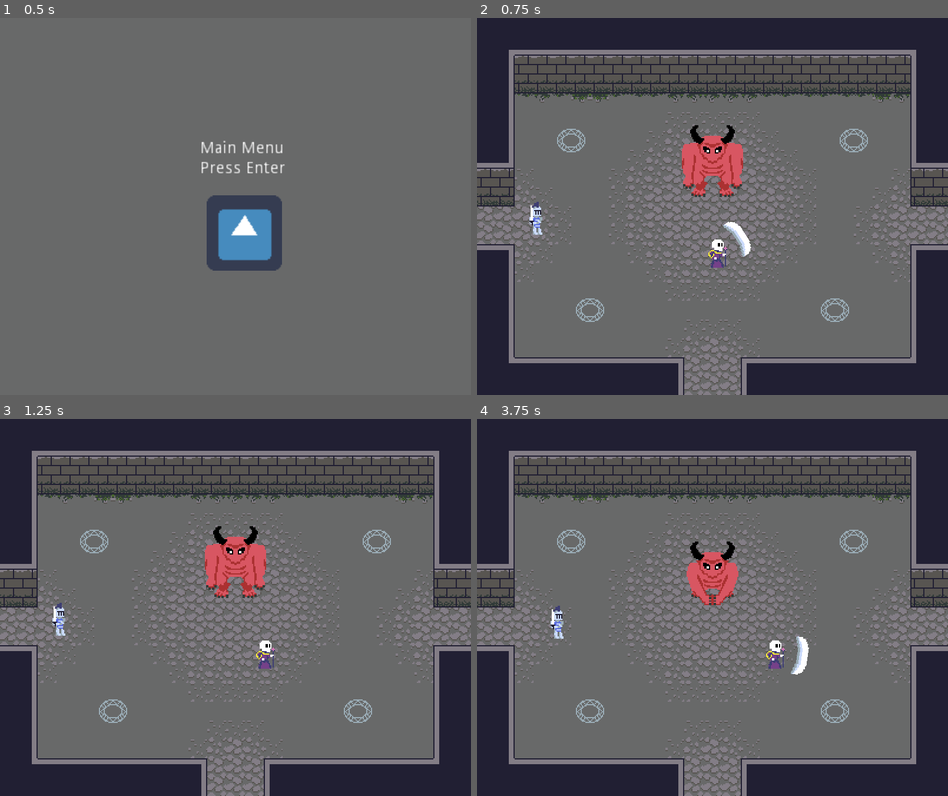
Above: before the commit, frames 1-4 (two rows, left to right).
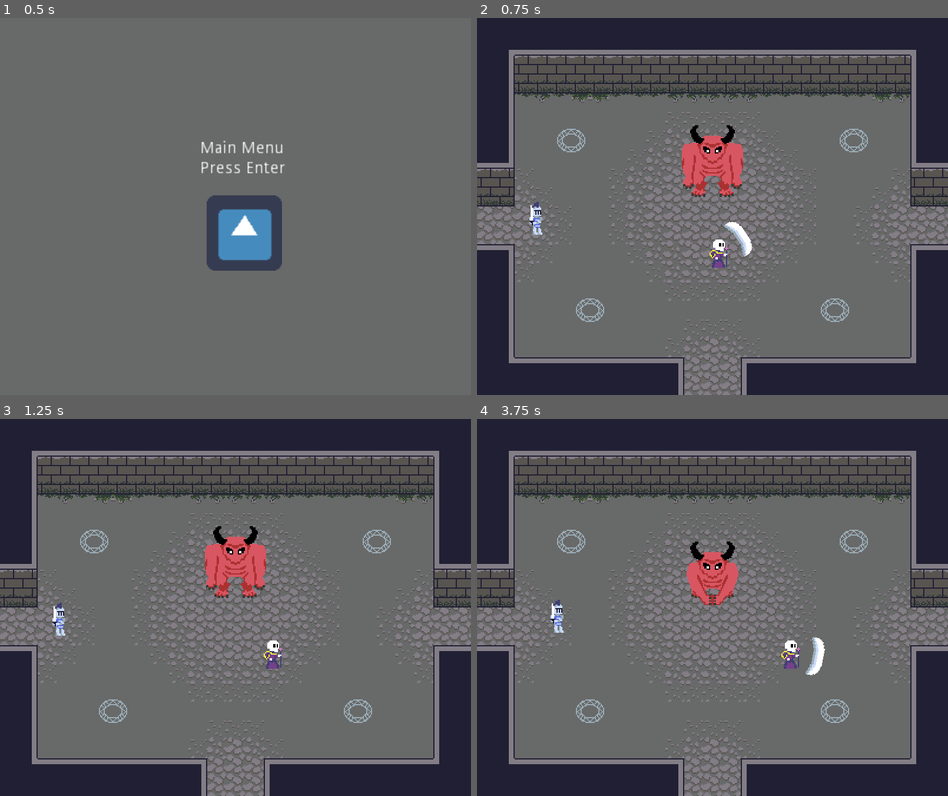
Above: after the commit, the same moments.

Repository: svntax/LD46-KeepItAlive
Game: Godot game, scene res://MainMenu/Main.tscn
The game is run twice, just before and just after one commit, with the same random seed, the same clock (stepped at 60 frames per second) and the same inputs. The engine's default icon, where the game draws it, is replaced by a stand-in: a white triangle on a blue panel in a dark square.
Inputs (mouse positions are in pixels of both pictures, inside the frame that each line leads up to):
- Up to frame 1 (0.5 s): no input
- Up to frame 2 (0.75 s): tap Enter (ui_accept) at 0.5 s; move the mouse to (816, 187) at 0.52 s; hold Right (MOVE_RIGHT) from 0.53 s (still down); click (816, 187) at 0.6 s
- Up to frame 3 (1.25 s): keep holding Right (MOVE_RIGHT); tap Enter (ui_accept) at 0.77 s
- Up to frame 4 (3.75 s): move the mouse to (618, 626) at 1.27 s; release Right (MOVE_RIGHT) at 1.28 s; hold Down (MOVE_DOWN) 1.28-2.03 s; click (618, 626) at 1.35 s; tap Enter (ui_accept) at 1.52, 3.02 s; move the mouse to (759, 524) at 2.02 s; hold Right (MOVE_RIGHT) 2.03-2.78 s; click (759, 524) at 2.1 s; move the mouse to (688, 682) at 2.77 s; hold Up (MOVE_UP) 2.78-3.53 s; click (688, 682) at 2.85 s; move the mouse to (853, 664) at 3.52 s; hold Left (MOVE_LEFT) from 3.53 s (still down); click (853, 664) at 3.6 s

Frame 1 is identical in both runs. In frame 2, 0.2% of the frame differs, in the area x 49-59%, y 54-67%; in frame 3, 0.3%; in frame 4, 1.0%, in the area x 15-74%, y 47-68%.

Commit message:
Fix Spawners, Speed up Player, Improve AI
Increased boss aggro range

Fixed the way in which player proximity disrupts spawners

Sped up the player

Made the knight target the boss

Diff:
--- a/Allies/Boss.gd
+++ b/Allies/Boss.gd
@@ -19,7 +19,7 @@
 onready var effects_player = $EffectsPlayer
 onready var shockwave_spawn_pos = $ShockwaveSpawnPosition
 
-onready var AGGRO_RANGE = 200
+onready var AGGRO_RANGE = 300
 onready var SPEED = 500
 onready var MOVEMENT_DURATION = 0.2
 
--- a/Enemies/KnightEnemy.gd
+++ b/Enemies/KnightEnemy.gd
@@ -15,6 +15,8 @@
 
 onready var health = 2
 onready var has_stun_immunity = false
+
+onready var AGGRO_RANGE = 250
 
 onready var shoot_timer = $ShootTimer
 onready var hitbox = $Hitbox
@@ -92,17 +94,16 @@
 onready var random_offset_factor = 0.2;
 
 func get_new_movement_direction() -> Vector2:
-    var distance = global_position.distance_to(get_coords_of_closest_adversary())
+    var distance = global_position.distance_to(get_coords_of_target_adversary())
     var go_towards_adversary
-    var direction = 1 * global_position.direction_to(get_coords_of_closest_adversary())
+    var direction = 1 * global_position.direction_to(get_coords_of_target_adversary())
     var random_offset = Vector2(randf(), randf()).normalized();
     return (direction + random_offset * random_offset_factor).normalized();
 
 
-func get_coords_of_closest_adversary() -> Vector2:
-    # Todo also have the monster included in this consideration
-    var player = get_tree().get_nodes_in_group("Players")[0]
-    return player.global_position
+func get_coords_of_target_adversary() -> Vector2:
+    var boss = get_tree().get_nodes_in_group("Boss")[0]
+    return boss.global_position
 
 func damage() -> void:
     health -= 1
--- a/Enemies/MageSpawner.gd
+++ b/Enemies/MageSpawner.gd
@@ -17,8 +17,6 @@
     spawn_timer.start()
 
 func spawn_mage_enemy() -> void:
-    if are_players_too_close():
-        return;
     var mage = mage_enemy_scene.instance()
     mage.global_position = spawn_pos.global_position
     game_root.add_entity(mage)
@@ -35,7 +33,7 @@
 
 
 func _spawn_timer_finished():
-    if !animation_player.is_playing():
+    if !animation_player.is_playing() and !are_players_too_close():
         animation_player.play("active")
 
 func _on_AnimationPlayer_animation_finished(anim_name):
--- a/Player/Player.gd
+++ b/Player/Player.gd
@@ -1,6 +1,6 @@
 extends KinematicBody2D
 
-const WALK_SPEED = 64
+const WALK_SPEED = 80
 const REFLECT_SPEED = 4
 
 enum State {NORMAL, STUNNED}
